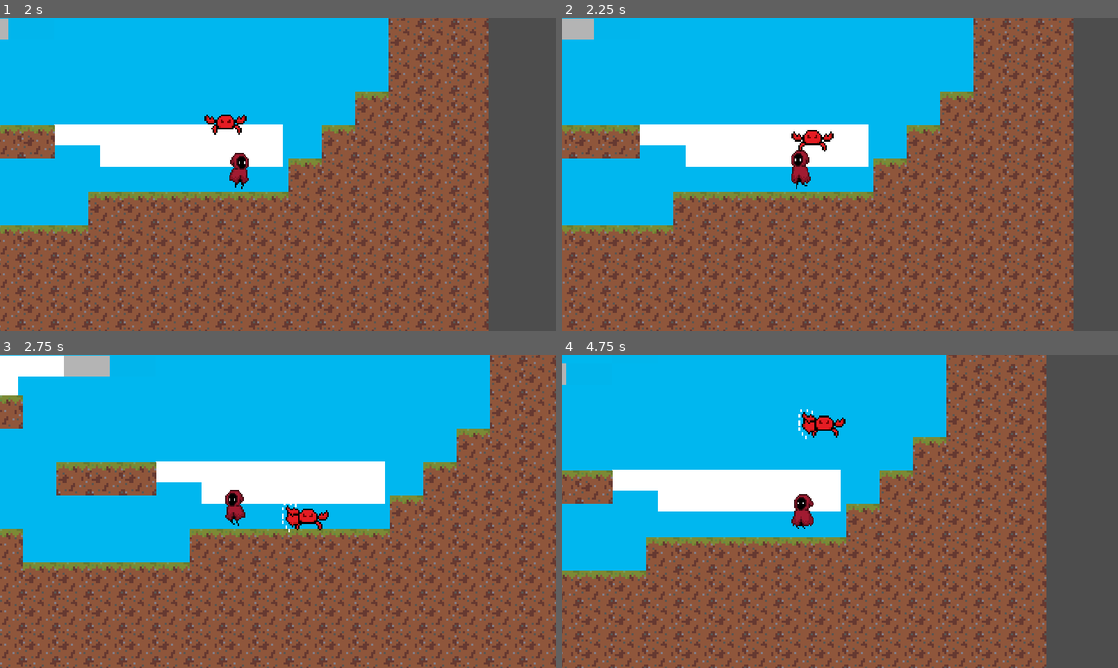
Above: before the commit, frames 1-4 (two rows, left to right).
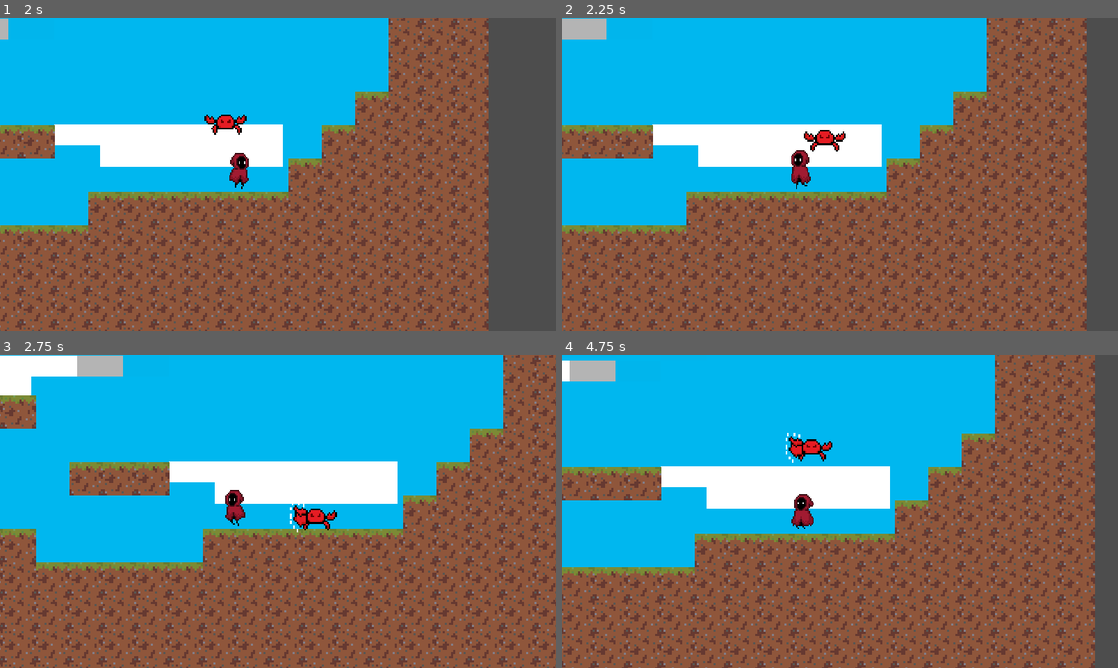
Above: after the commit, the same moments.

Repository: yeegz/Fallen-Asteri
Game: Godot game, scene res://scene.tscn
Two runs of this game, one before a commit and one after it. Both use one fixed random seed, a clock stepped at 60 frames per second and the inputs below. This scene is started directly instead of the project's main scene.
Inputs:
- Up to frame 1 (2 s): tap Enter (ui_accept) at 0.5, 0.77, 1.52 s; hold Right (ui_right) from 0.53 s (still down)
- Up to frame 2 (2.25 s): release Right (ui_right) at 2.03 s; hold Left (ui_left) from 2.03 s (still down)
- Up to frame 3 (2.75 s): keep holding Left (ui_left)
- Up to frame 4 (4.75 s): release Left (ui_left) at 2.78 s; hold Right (ui_right) 2.78-4.28 s; tap Enter (ui_accept) at 3.02, 3.77, 4.52 s; hold Left (ui_left) from 4.28 s (still down)

Frame 1 is identical in both runs. In frame 2, 26% of the frame differs, in the area x 0-95%, y 0-100%; in frame 3, 25%; in frame 4, 37%, in the area x 0-96%, y 0-100%.

Commit message:
added knockback to emeny attack

Diff:
--- a/Scenes/character_body_2d.gd
+++ b/Scenes/character_body_2d.gd
@@ -8,7 +8,7 @@
 var PLAYER_STAMINA = 100
 @onready var animation = $AnimatedSprite2D
 
-# Called every frame. 'delta' is the elapsed time since the previous frame.
+#main function
 func _process(delta):
 	var control = controls(delta)
 	var grav = gravity(delta)
@@ -25,6 +25,7 @@
 func hero():
 	pass
 
+#player controls and sprite flipping according to direction
 func controls(delta):
 	#Added buttons A and D to the left and right axis respectively
 	var direction = Input.get_axis("ui_left", "ui_right")
@@ -50,11 +51,13 @@
 	move_and_slide()
 	return direction
 
+#basic gravity
 func gravity(delta):
 	#Gravity
 	if not is_on_floor():
 		velocity.y += GRAVITY_VALUE * delta
 
+#animations
 func animations(control):
 	#Animation
 	if control and velocity.y == 0:
--- a/Scenes/enemy_12d.gd
+++ b/Scenes/enemy_12d.gd
@@ -1,5 +1,6 @@
 extends CharacterBody2D
 
+#variable declaration
 const GRAVITY_VALUE = 1100
 var SPEED = 70
 var JUMP = -500
@@ -9,15 +10,17 @@
 var attack_range = false
 var attack_cooldown = true
 var player_alive = true
+var knockback = 1500
 @onready var animation = $AnimatedSprite2D
 
-
+#main function
 func _physics_process(delta):
 	var grav = gravity(delta)
-	enemy_attack()
 	var anim = animations(player_chase)
 	var path = pathing(player_chase, delta, SPEED, JUMP)
+	enemy_attack(delta)
 
+#throwaway function, might or might not find use later
 func enemy():
 	pass
 
@@ -31,17 +34,18 @@
 	player = null
 	player_chase = false
 
-
+#when player enters hitbox area
 func _on_enemy_hitbox_body_entered(body):
 	if body.has_method("hero"):
 		attack_range = true
 
-
+#when player exits hitbox area
 func _on_enemy_hitbox_body_exited(body):
 	if body.has_method("hero"):
 		attack_range = false
 
-func enemy_attack():
+#enemy attack, attack cooldown and knockback
+func enemy_attack(delta):
 	if attack_range == true and attack_cooldown == true:
 		player.PLAYER_HP -= 20
 		attack_cooldown = false
@@ -54,6 +58,7 @@
 		velocity.y += GRAVITY_VALUE * delta
 	move_and_slide()
 
+#enemy animations
 func animations(player_chase):
 	#Animation
 	if player_chase == false:
@@ -61,6 +66,7 @@
 	elif attack_range == true:
 		animation.play("crab_attack")
 
+#pathfinding
 func pathing(player_chase, delta, SPEED, JUMP):
 	if player_chase == true:
 		#move towards player if in detection area
@@ -78,11 +84,17 @@
 		if not player.is_on_floor() and is_on_floor():
 			velocity.y = JUMP
 
+		#Knockback
+		if player.position < position and attack_range == true and attack_cooldown == true:
+			player.position.x += -knockback * delta
+		elif player.position > position and attack_range == true and attack_cooldown == true:
+			player.position.x += knockback * delta
 
+#cooldown node
 func _on_cooldown_timeout():
 	attack_cooldown = true
 
-
+#implement later
 func end_screen():
 	if player.PLAYER_HP <= 0:
 		player_alive = false #endscreen for later
